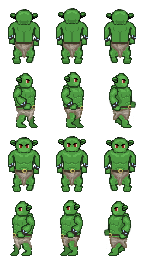
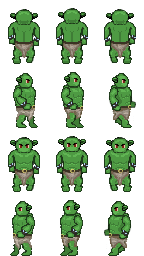
Layered file, before and after one edit (144 × 256). Changes by layer:
painted on "Belt" over [15,41,129,172]
painted on "LoinCloth" over [16,108,128,247]
